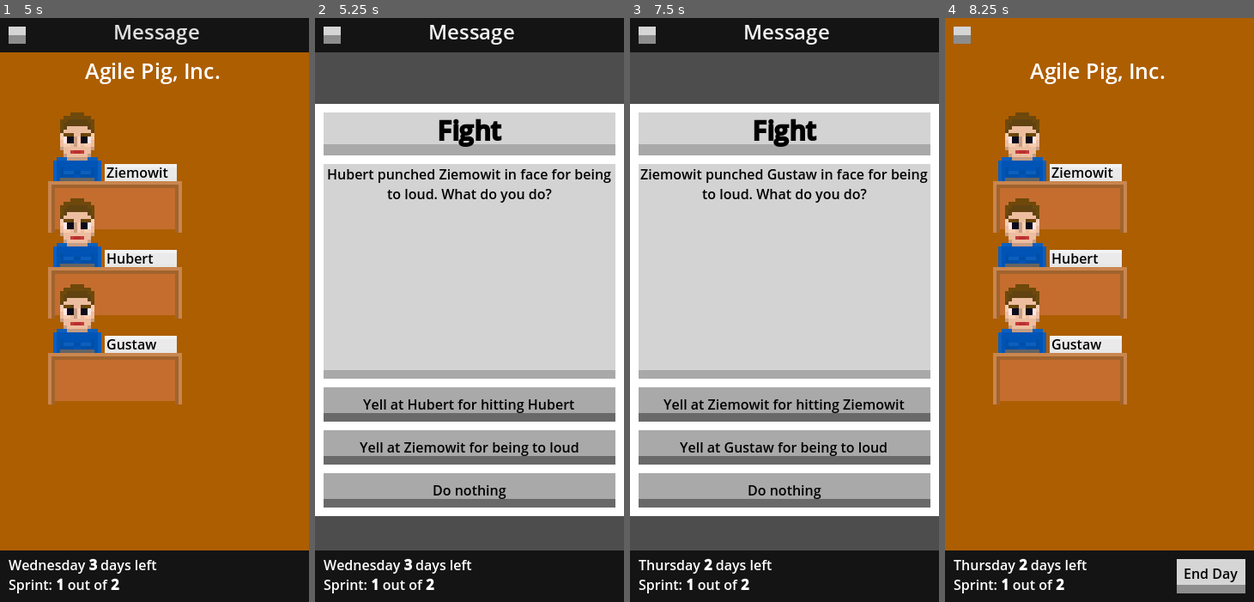
Above: before the commit, frames 1-4 (left to right).
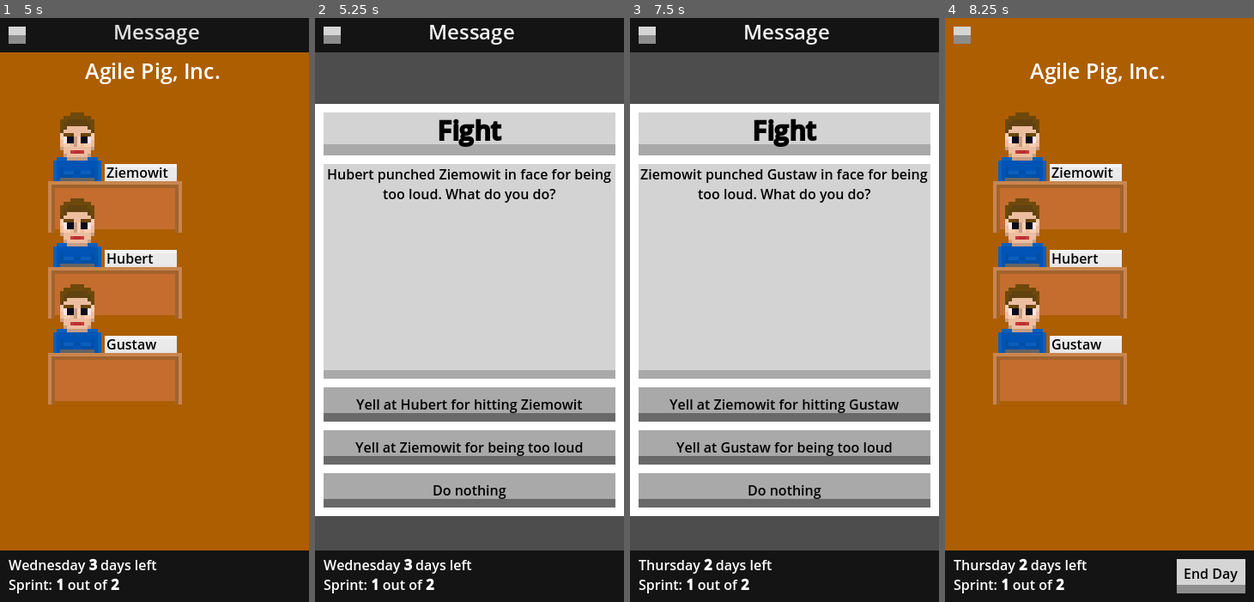
Above: after the commit, the same moments.

Repository: ltbk2023/pig
Game: Godot game, scene res://main.tscn
Two runs of this game, one before a commit and one after it. Both use one fixed random seed, a clock stepped at 60 frames per second and the inputs below. The engine's default icon, where the game draws it, is replaced by a stand-in: a white triangle on a blue panel in a dark square.
Inputs (mouse positions are in pixels of both pictures, inside the frame that each line leads up to):
- Up to frame 1 (5 s): click "Play" at 0.5 s; click "LEVEL 1" at 1.25 s; click "End Day" at 2 s; click "Message" at 2.75 s; click "Buy Hubert a cupcake" at 3.5 s; click "End Day" at 4.25 s
- Up to frame 2 (5.25 s): click "Message" at 5 s
- Up to frame 3 (7.5 s): click (784, 403) at 5.75 s, where only the run before the commit has a clickable "Yell at Hubert for hitting Hu…"; click "End Day" at 6.5 s; click "Message" at 7.25 s
- Up to frame 4 (8.25 s): click (1099, 403) at 8 s, where only the run before the commit has a clickable "Yell at Ziemowit for hitting …"

Frame 1 is identical in both runs. In frame 2, 2.1% of the frame differs, in the area x 13-87%, y 29-75%; in frame 3, 2.2%, in the area x 10-89%, y 29-75%; in frame 4, nothing differs.

Commit message:
PIG-228: Modify employee stat due to morale
Signed-off-by: PLangowski <pawell092000@gmail.com>

Diff:
--- a/PIG/card/dto/modify_stat_dto.gd
+++ b/PIG/card/dto/modify_stat_dto.gd
@@ -25,5 +25,4 @@
 	var s = Utility.str_to_stat(stat)
 	var modifier = preload("res://modifier/employee_stat_modifier.tscn").instantiate()
 	modifier.initialize(s, stat_value, duration)
-	modifier.attach_employee(employee)
 	return modifier
--- a/PIG/card/story_card.gd
+++ b/PIG/card/story_card.gd
@@ -37,7 +37,6 @@
 		var button:Button = $Sprite.add_option(options[i].text)
 		button.button_up.connect(_on_option_selected.bind(i))
 
-
 # Execute the consequences of an option
 func execute_option(option: int):
 	var op = options[option]
@@ -45,6 +44,7 @@
 		for effect in op.effects[type]:
 			var modifier =effect.create_modifier()
 			get_tree().call_group("ModifierHandlers", "handle", modifier)
+			modifier.attach_employee(effect.employee)
 
 	emit_signal("done", self)
 
--- a/PIG/employee/employee.gd
+++ b/PIG/employee/employee.gd
@@ -18,6 +18,13 @@
 var __base_speed
 var __base_testing
 var __base_morale
+
+# Modified stats are directly acted upon by modificators. If a stat has a low
+# limit of 0, then the actual stat will never go below that value, even if
+# the following variables are negative.
+var __modified_quality
+var __modified_speed
+var __modified_testing
 
 # Declares the intention to assign an issue to this employee
 signal assign(owner)
@@ -37,8 +44,10 @@
 	__base_quality = quality
 	__base_speed = speed
 	__base_testing = testing
-
 	__base_morale = morale
+	__modified_quality = quality
+	__modified_speed = speed
+	__modified_testing = testing
 	randomize()
 	update_summary()
 	update_extended()
@@ -224,6 +233,21 @@
 			return
 	$Sprite.display_idle()
 
-
 func _on_hide_button_up():
 	set_visibility_of_extended_description(false)
+
+func modify_stat(stat: EmployeeStatModifier.STAT, value: int):
+	match stat:
+		EmployeeStatModifier.STAT.QUALITY:
+			__modified_quality += value
+			quality = __modified_quality if __modified_quality >= 0 else 0
+		EmployeeStatModifier.STAT.SPEED:
+			__modified_speed += value
+			speed = __modified_speed if __modified_speed >= 0 else 0
+		EmployeeStatModifier.STAT.TESTING:
+			__modified_testing += value
+			testing = __modified_testing if __modified_testing >= 0 else 0
+		EmployeeStatModifier.STAT.MORALE:
+			morale += value
+	update_summary()
+	update_extended()
--- a/PIG/game/game.gd
+++ b/PIG/game/game.gd
@@ -57,6 +57,8 @@
 			modifier.detach_modification()
 			modifier.queue_free()
 	var employees = $Office.get_employees()
+	for employee in employees:
+		$Modifiers.morale_modify_stats(employee)
 	for employee in employees:
 		employee.execute_turn()
 
--- a/PIG/game/modifier_handler.gd
+++ b/PIG/game/modifier_handler.gd
@@ -1,9 +1,15 @@
 extends Node
+class_name ModifierHandler
 
+# min and max stat multipliers related to morale
+@export_group("Modifier ranges")
+# (stat += morale * multiplier)
+@export var stat_multiplier_min = 0.25
+@export var stat_multipier_max = 1
 
 # Called when the node enters the scene tree for the first time.
 func _ready():
-	pass # Replace with function body.
+	randomize()
 
 
 # Called every frame. 'delta' is the elapsed time since the previous frame.
@@ -12,3 +18,23 @@
 
 func handle(modifier: Modifier):
 	add_child(modifier)
+
+func morale_modify_stats(employee):
+	if employee.morale != 0:
+		# Get random stat excluding MORALE
+		var stat = \
+		randi_range(0, EmployeeStatModifier.STAT.size() - 2)
+		var value_f = \
+		randf_range(stat_multiplier_min, stat_multipier_max) * employee.morale
+		# Round value_f towards positive or negative infinity
+		var value = \
+		sign(value_f) * ceil(abs(value_f))
+		modify_employee_stat(employee, stat, value, 1)
+
+func modify_employee_stat(employee: Employee,
+	stat: EmployeeStatModifier.STAT, value: int, duration: int):
+	var modifier =\
+	preload("res://modifier/employee_stat_modifier.tscn").instantiate()
+	handle(modifier)
+	modifier.initialize(stat, value, duration)
+	modifier.attach_employee(employee)
--- a/PIG/modifier/employee_stat_modifier.gd
+++ b/PIG/modifier/employee_stat_modifier.gd
@@ -21,34 +21,21 @@
 
 
 # Override modify from Modifier class
+# IMPORTANT: This is called by the attach_employee function. You must make sure
+# to add the modifier to the tree before calling attach_employee.
+# Use ModifierHanlder.handle
 func modify():
 	var employees = get_employees()
 	for employee in employees:
-		match self.__stat_type:
-			STAT.QUALITY:
-				employee.quality += __stat_value
-			STAT.SPEED:
-				employee.speed += __stat_value
-			STAT.TESTING:
-				employee.testing += __stat_value
-			STAT.MORALE:
-				employee.morale += __stat_value
-		employee.update_summary()
-		employee.update_extended()
+		employee.modify_stat(__stat_type, __stat_value)
+		# If morale is modified, then its consequence should take place
+		# immediately instead of watiting for the next turn
+		if __stat_type == STAT.MORALE:
+			get_tree().call_group("ModifierHandlers", "morale_modify_stats", employee)
 
 # Override detach_modification method from Modifier class
 func detach_modification():
 	var employees = get_employees()
 	for employee in employees:
-		match self.__stat_type:
-			STAT.QUALITY:
-				employee.quality -= __stat_value
-			STAT.SPEED:
-				employee.speed -= __stat_value
-			STAT.TESTING:
-				employee.testing -= __stat_value
-			STAT.MORALE:
-				employee.morale -= __stat_value
-		employee.update_summary()
-		employee.update_extended()
+		employee.modify_stat(__stat_type, -__stat_value)
 		remove_employee(employee)
--- a/PIG/story_cards.json
+++ b/PIG/story_cards.json
@@ -3,11 +3,11 @@
 		"employee_number": 2,
 		"employee_filter": null,
 		"title": "Fight",
-		"text": "${E1}.name punched ${E2}.name in face for being to loud. What do you do?",
+		"text": "${E1}.name punched ${E2}.name in face for being too loud. What do you do?",
 		"options":
 		[
 			{
-				"text": "Yell at ${E1}.name for hitting ${E1}.name",
+				"text": "Yell at ${E1}.name for hitting ${E2}.name",
 				"effects":
 				{
 					 "modify_stat":
@@ -18,7 +18,7 @@
 				}
 			},
 			{
-				"text": "Yell at ${E2}.name for being to loud",
+				"text": "Yell at ${E2}.name for being too loud",
 				"effects":
 				{
 					 "modify_stat":
